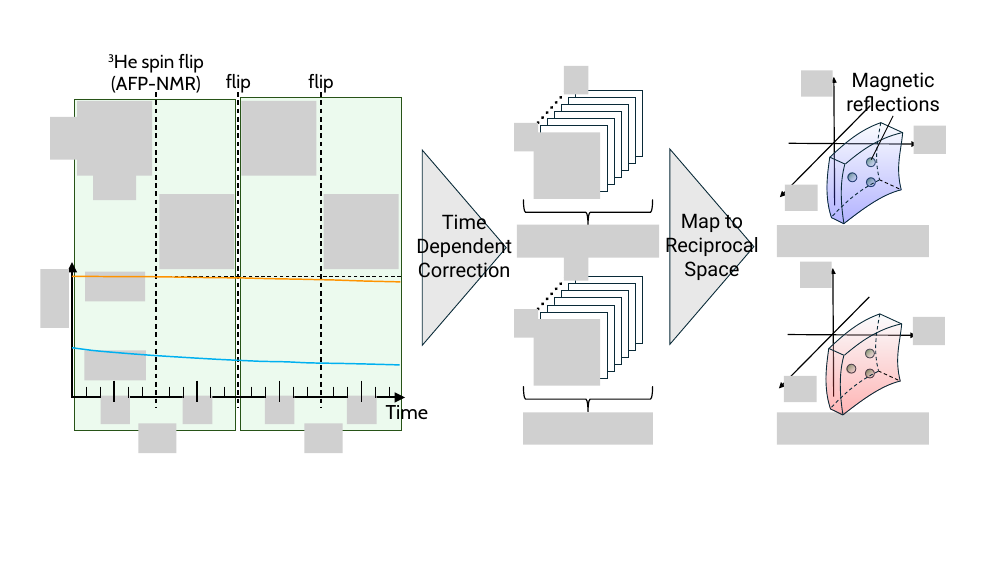
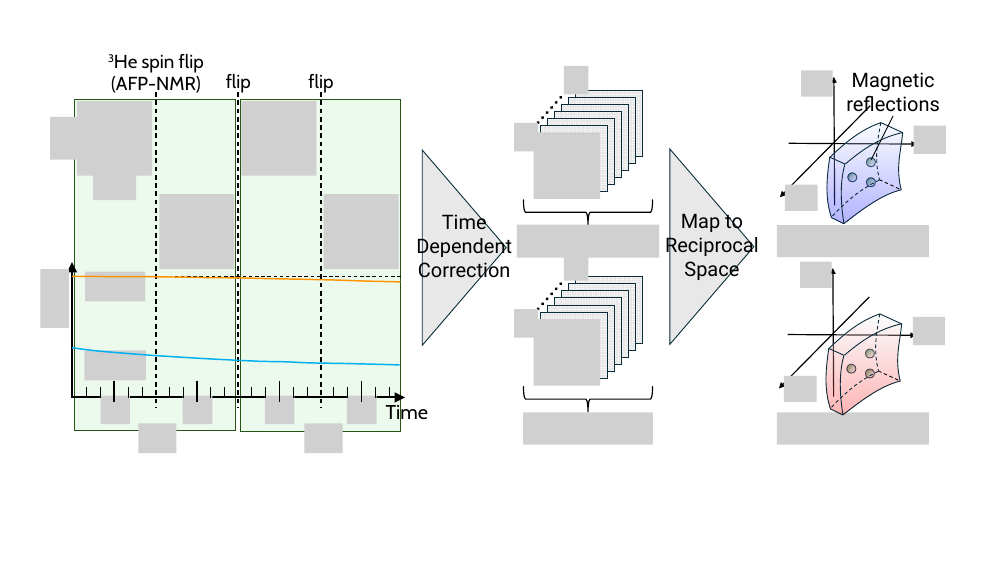
Before and after one commit to 3He-NSF/3HeNSF_2DPSD_paper, a slide deck: slide 21 of figure/figurelist [自動保存済み] [自動保存済み].pptx. Drawn at 1008x567 pixels with LibreOffice and Linux fonts; fonts in the diff are those of the drawing; grey boxes stand for pictures. Boxes give left, top, right and bottom in pixels: in the first picture for what was removed or moved away, otherwise in the second. Text is boxed around its words. In the diff, an @@ line names an element or a change of style, - is before the commit and + after.

```diff
--- a/figure/figurelist [自動保存済み] [自動保存済み].pptx
+++ b/figure/figurelist [自動保存済み] [自動保存済み].pptx
@@ fill #FFFFFF to pattern #E8E8E8 on #FFFFFF in 12 elements at (576, 90, 642, 157), (569, 97, 635, 163), (562, 104, 628, 171), (555, 111, 621, 178), (548, 118, 614, 185), (541, 125, 607, 192), (576, 277, 642, 343), (569, 284, 635, 350), (562, 291, 628, 357), (555, 298, 621, 365), (548, 305, 614, 371), (541, 312, 607, 378) @@
```
Also in this commit, not shown: 2 other slides changed, 18 other files.
